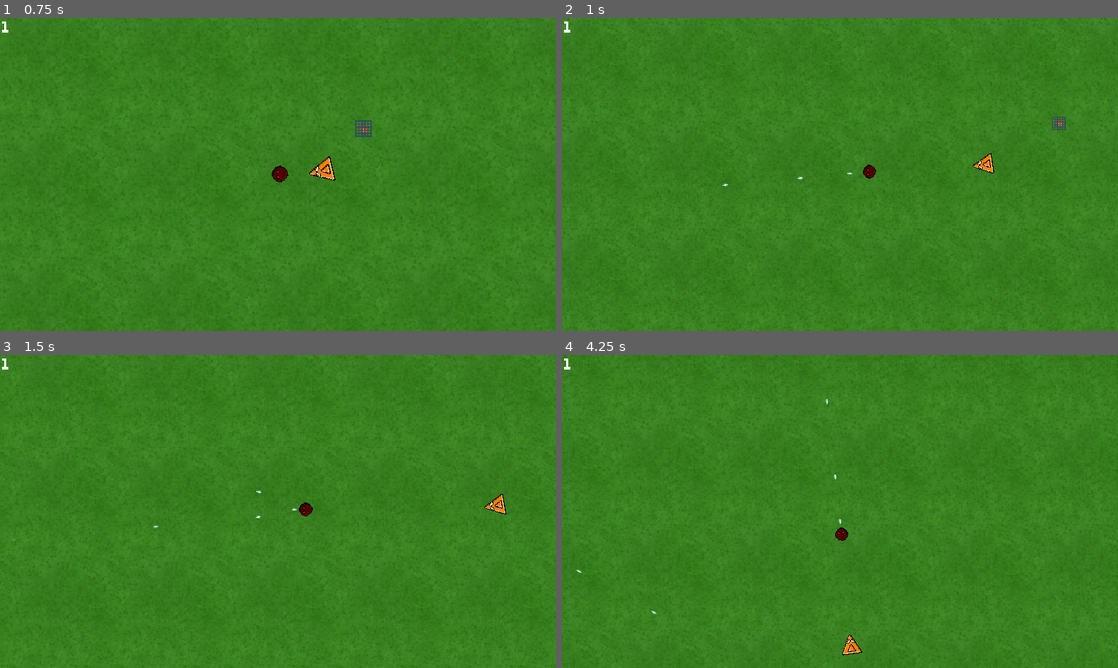
Above: before the commit, frames 1-4 (two rows, left to right).
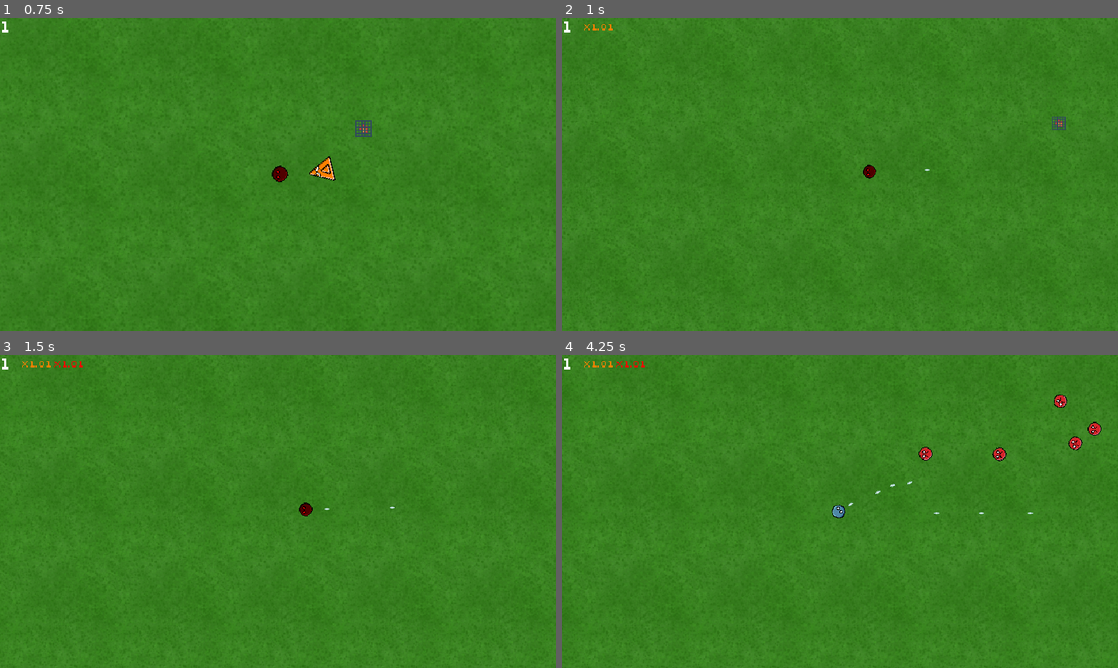
Above: after the commit, the same moments.

Repository: veprogames/top-down-incremental
Game: Godot game, scene res://level/level.tscn
The game is run twice, just before and just after one commit, with the same random seed, the same clock (stepped at 60 frames per second) and the same inputs.
Inputs (mouse positions are in pixels of both pictures, inside the frame that each line leads up to):
- Up to frame 1 (0.75 s): move the mouse to (305, 174) at 0.52 s
- Up to frame 2 (1 s): no input
- Up to frame 3 (1.5 s): move the mouse to (250, 511) at 1.27 s
- Up to frame 4 (4.25 s): move the mouse to (851, 505) at 2.02 s; move the mouse to (834, 517) at 2.77 s; move the mouse to (878, 514) at 3.52 s

Frame 1 is identical in both runs. In frame 2, 0.2% of the frame differs, in the area x 4-78%, y 2-54%; in frame 3, 0.2%; in frame 4, 1.0%, in the area x 0-100%, y 0-100%.

Commit message:
player: target near enemy when shooting

Diff:
--- a/player/player.gd
+++ b/player/player.gd
@@ -25,6 +25,8 @@
 @export var player_damage: PlayerDamage
 
 @onready var bullet_pod_player: BulletPodPlayer = $BulletPodPlayer
+@onready var shape_cast_2d: ShapeCast2D = $ShapeCast2D
+
 
 func _ready() -> void:
 	Input.mouse_mode = Input.MOUSE_MODE_CAPTURED
@@ -65,8 +67,18 @@
 	invincibility_timer = maxf(0.0, invincibility_timer - delta)
 
 
+func get_shoot_angle() -> float:
+	for i: int in shape_cast_2d.get_collision_count():
+		var enemy: Enemy = shape_cast_2d.get_collider(i) as Enemy
+		if enemy:
+			return (enemy.position - position).angle()
+	return 0.0
+
+
 func shoot() -> void:
-	owner.add_child(bullet_pod_player.create_bullet())
+	var bullet: BulletPlayer = bullet_pod_player.create_bullet()
+	bullet.rotation = get_shoot_angle()
+	owner.add_child(bullet)
 
 
 func try_knock(vec: Vector2) -> void:
--- a/player/player.tscn
+++ b/player/player.tscn
@@ -1,8 +1,11 @@
-[gd_scene load_steps=5 format=3 uid="uid://oyiycif2f18h"]
+[gd_scene load_steps=6 format=3 uid="uid://oyiycif2f18h"]
 
 [ext_resource type="Script" path="res://player/player.gd" id="1_ei65g"]
 [ext_resource type="Texture2D" uid="uid://bioi1y47skrq7" path="res://player/player.png" id="1_gynj0"]
 [ext_resource type="PackedScene" uid="uid://disa2umb2ec1l" path="res://bullet/player/bullet_pod_player.tscn" id="3_tc3r6"]
+
+[sub_resource type="CircleShape2D" id="CircleShape2D_mmred"]
+radius = 256.0
 
 [sub_resource type="CircleShape2D" id="CircleShape2D_qfxhs"]
 radius = 8.0
@@ -10,6 +13,14 @@
 [node name="Player" type="CharacterBody2D" groups=["player"]]
 collision_mask = 14
 script = ExtResource("1_ei65g")
+
+[node name="ShapeCast2D" type="ShapeCast2D" parent="."]
+shape = SubResource("CircleShape2D_mmred")
+target_position = Vector2(0, 0)
+max_results = 1
+collision_mask = 8
+collide_with_areas = true
+collide_with_bodies = false
 
 [node name="Sprite2D" type="Sprite2D" parent="."]
 texture = ExtResource("1_gynj0")
